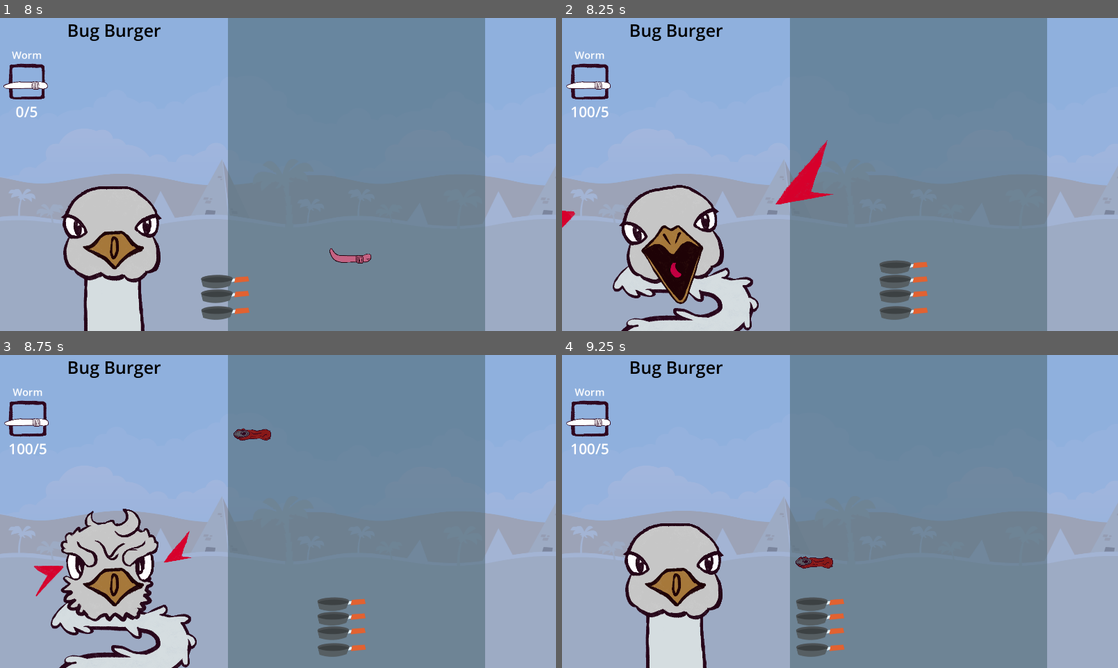
Above: before the commit, frames 1-4 (two rows, left to right).
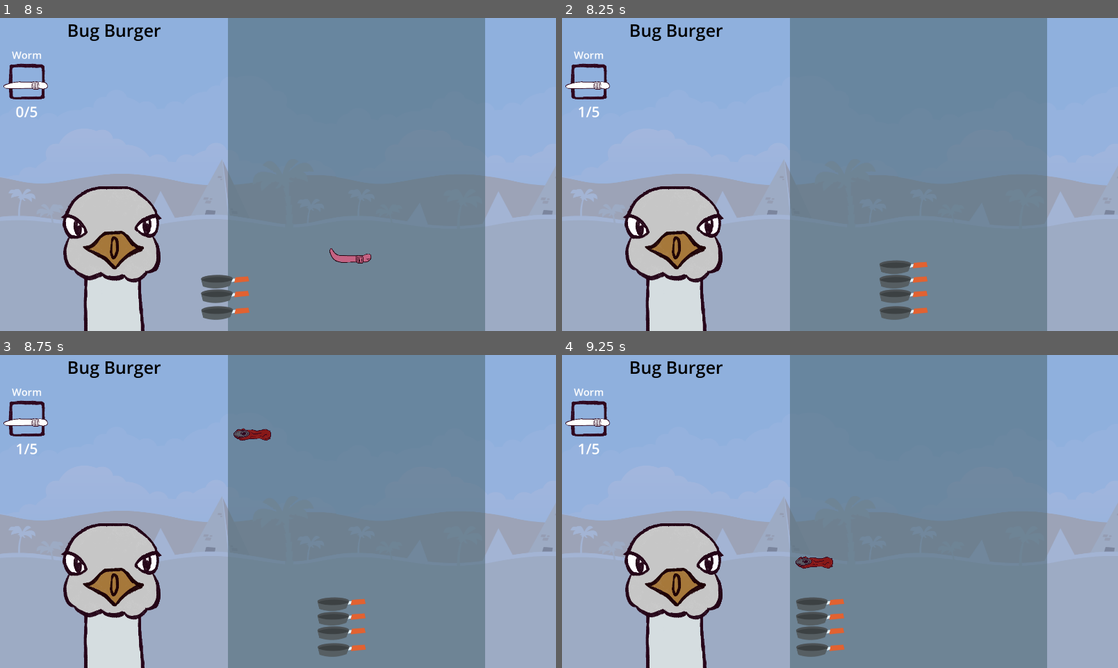
Above: after the commit, the same moments.

Repository: SirLich/funky-drive-through
Game: Godot game, scene res://game.tscn
Same seed, same stepped clock (60 frames per second), same inputs: the game is played once before the commit and once after it.
Inputs (mouse positions are in pixels of both pictures, inside the frame that each line leads up to):
- Up to frame 1 (8 s): tap Enter at 0.5, 2 s; move the mouse to (400, 158) at 0.52 s; tap Space at 1.25 s; move the mouse to (166, 190) at 1.27 s; move the mouse to (333, 105) at 2.02 s; move the mouse to (250, 237) at 2.77 s; move the mouse to (444, 221) at 3.52 s; move the mouse to (111, 127) at 4.27 s; move the mouse to (305, 174) at 5.02 s; move the mouse to (194, 96) at 5.77 s; move the mouse to (400, 158) at 6.52 s; move the mouse to (166, 190) at 7.27 s
- Up to frame 2 (8.25 s): move the mouse to (895, 105) at 8.02 s
- Up to frame 3 (8.75 s): no input
- Up to frame 4 (9.25 s): move the mouse to (812, 574) at 8.77 s

Frame 1 is identical in both runs. In frame 2, 6.3% of the frame differs, in the area x 0-49%, y 10-100%; in frame 3, 5.5%; in frame 4, 0.3%.

Commit message:
Weird thing..

Diff:
--- a/game.gd
+++ b/game.gd
@@ -10,10 +10,25 @@
 
 
 # Current recipe
-var recipe
+var recipe : Recipe
+var food_counts = {}
+
+func is_food_good(check_type : ItemType):
+	for item in recipe.ingredients:
+		if item.type == check_type:
+			if food_counts[check_type] < item.num:
+				food_counts[check_type] += 1
+				return true
+			else:
+				# Overfilled!
+				return false
+	return false
 
 func on_item_collected(item : ItemType):
-	print('test')
+	if is_food_good(item):
+		Global.good_item_collected.emit(item, food_counts[item])
+	else:
+		Global.bad_item_collected.emit(item, food_counts[item])
 
 func _ready() -> void:
 	prepare_for_recipe(default_recipe)
@@ -23,3 +38,8 @@
 	self.recipe = recipe
 	hud.prepare_for_recipe(recipe)
 	dropper.prepare_for_recipe(recipe)
+
+	# Just setup recipe stuff
+	food_counts.clear()
+	for item in Global.all_items:
+		food_counts[item] = 0
--- a/global.gd
+++ b/global.gd
@@ -4,6 +4,8 @@
 @export var all_items : Array[ItemType]
 
 signal item_collected(item : ItemType)
+signal bad_item_collected(item : ItemType, count : int)
+signal good_item_collected(item : ItemType, count : int)
 
 func _input(event: InputEvent) -> void:
 	if event.is_action_released("exit"):
--- a/hud.gd
+++ b/hud.gd
@@ -13,10 +13,10 @@
 	return null
 
 
-func on_item_collected(item : ItemType):
+func on_good_item_collected(item : ItemType, count):
 	var box_child = get_box_by_type(item)
 	if box_child:
-		box_child.set_count(100)
+		box_child.set_count(count)
 
 func prepare_for_recipe(recipe : Recipe):
 	self.recipe = recipe
@@ -32,8 +32,7 @@
 
 # Called when the node enters the scene tree for the first time.
 func _ready() -> void:
-	Global.item_collected.connect(on_item_collected)
-
+	Global.good_item_collected.connect(on_good_item_collected)
 
 # Called every frame. 'delta' is the elapsed time since the previous frame.
 func _process(delta: float) -> void:
--- a/scenes/bird.gd
+++ b/scenes/bird.gd
@@ -17,12 +17,12 @@
 func on_animation_finished(anim_name):
 	become_neutral()
 
-func on_item_collected(item_type : ItemType):
+func on_bad_item_collected(item_type : ItemType, count: int):
 	become_angry()
 
 func _ready() -> void:
 	become_neutral()
-	Global.item_collected.connect(on_item_collected)
+	Global.bad_item_collected.connect(on_bad_item_collected)
 
 func _process(delta: float) -> void:
 	pass
